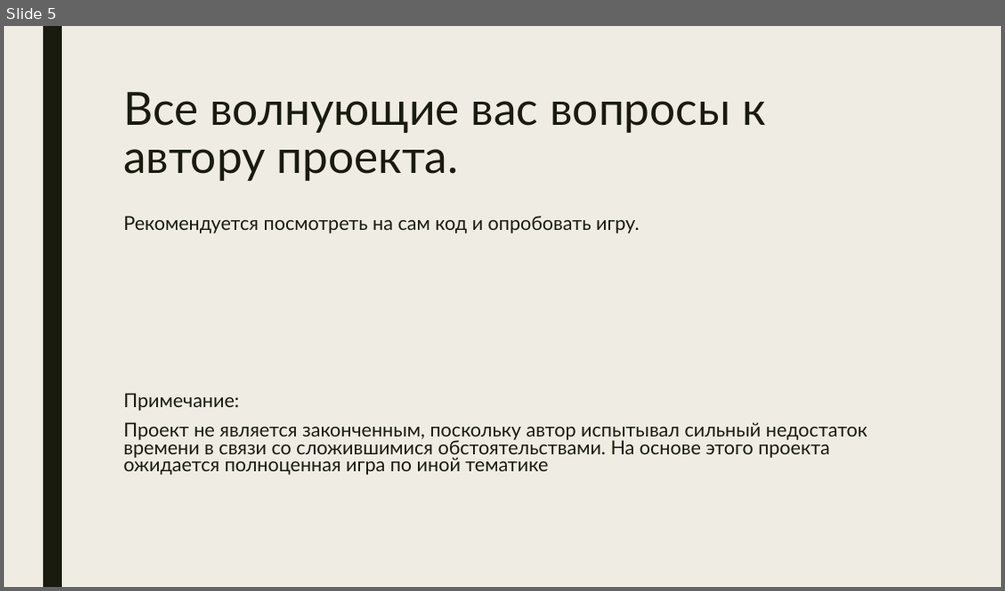
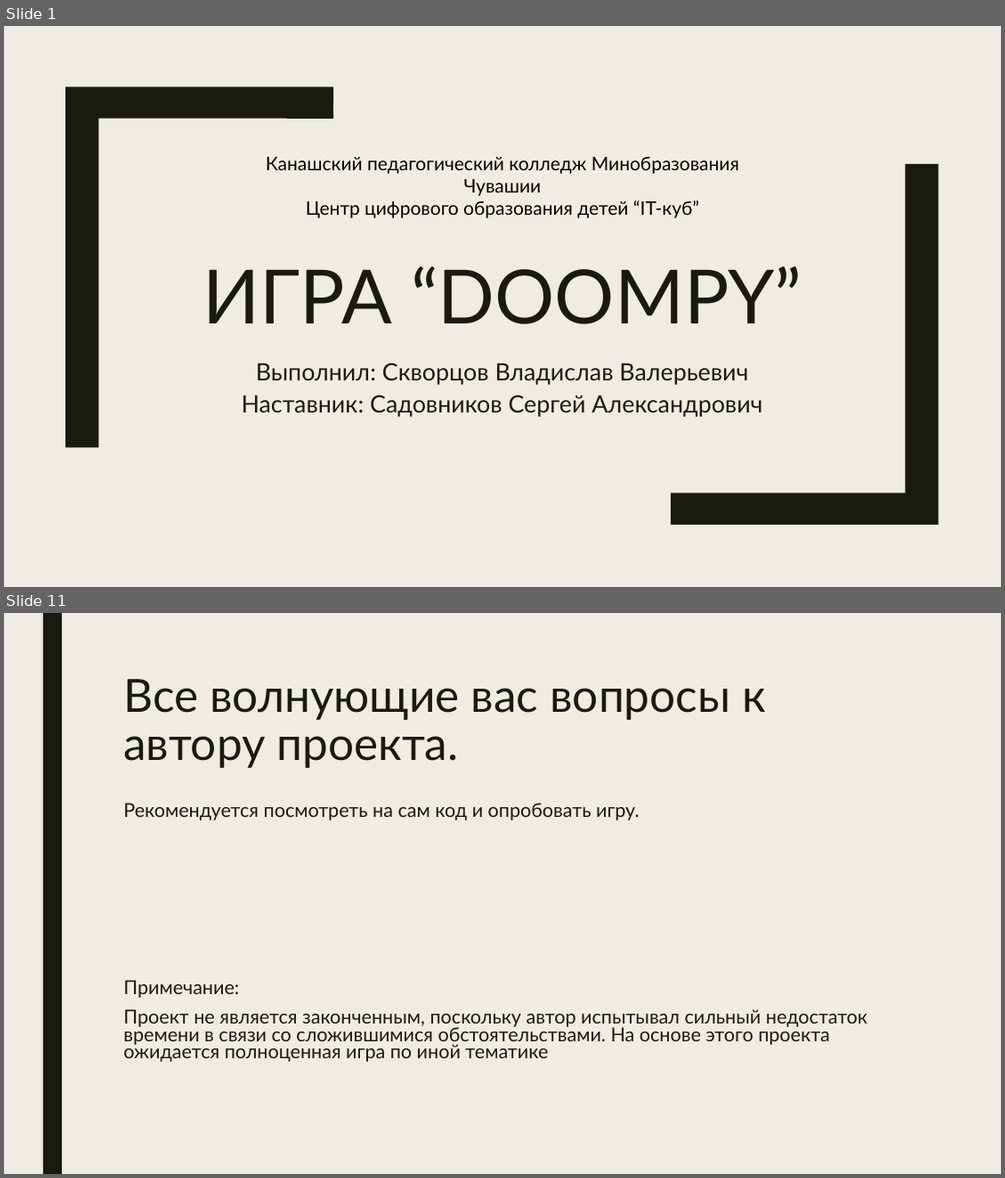
Before and after one commit to What-is-love-bdnhm/game_project, a slide deck: docs/project.pptx. Shown one above the other, each under a label of ours: slide 5 before the commit, slides 1 and 11 after it; the slides between them are not shown. The pictures are 1005x591 and 1005x1178 pixels, drawn with LibreOffice and Linux fonts; fonts in the diff are those of the drawing. Boxes give left, top, right and bottom in pixels: in the first picture for what was removed or moved away, otherwise in the second. Text is boxed around its words. In the diff, an @@ line names an element or a change of style, - is before the commit and + after.

```diff
--- a/docs/project.pptx
+++ b/docs/project.pptx
@@ slide 1 added at box(4, 26, 1001, 587), background #EFEDE3 @@
@@ freeform shape added at box(65, 87, 333, 447), fill #191B0E @@
@@ text added at box(266, 157, 739, 218), 18 pt, text #000000 @@
+Канашский педагогический колледж Минобразования Чувашии
+Центр цифрового образования детей “IT-куб”
@@ freeform shape added at box(671, 164, 938, 524), fill #191B0E @@
@@ title added at box(202, 266, 801, 324), 72 pt, text #191B0E @@
+ИГРА “DOOMPY”
@@ subtitle added at box(242, 362, 762, 417), 23 pt, text #191B0E @@
+Выполнил: Скворцов Владислав Валерьевич
+Наставник: Садовников Сергей Александрович
@@ what was slide 5 is now slide 11 @@
```
Also in this commit, not shown: 4 slides changed, 5 other slides added, 59 other files.
